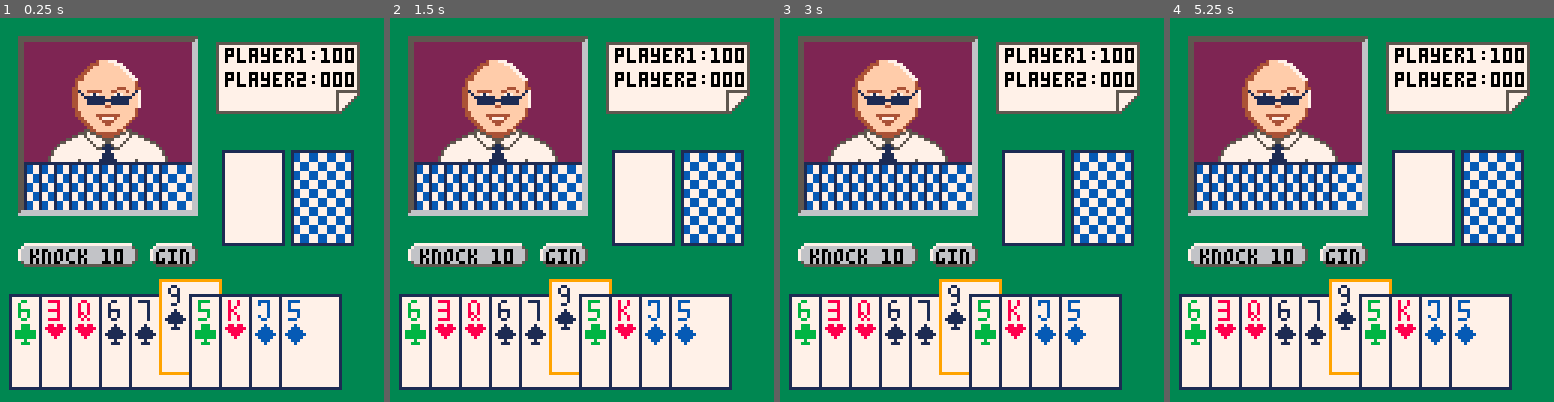
Above: before the commit, frames 1-4 (left to right).
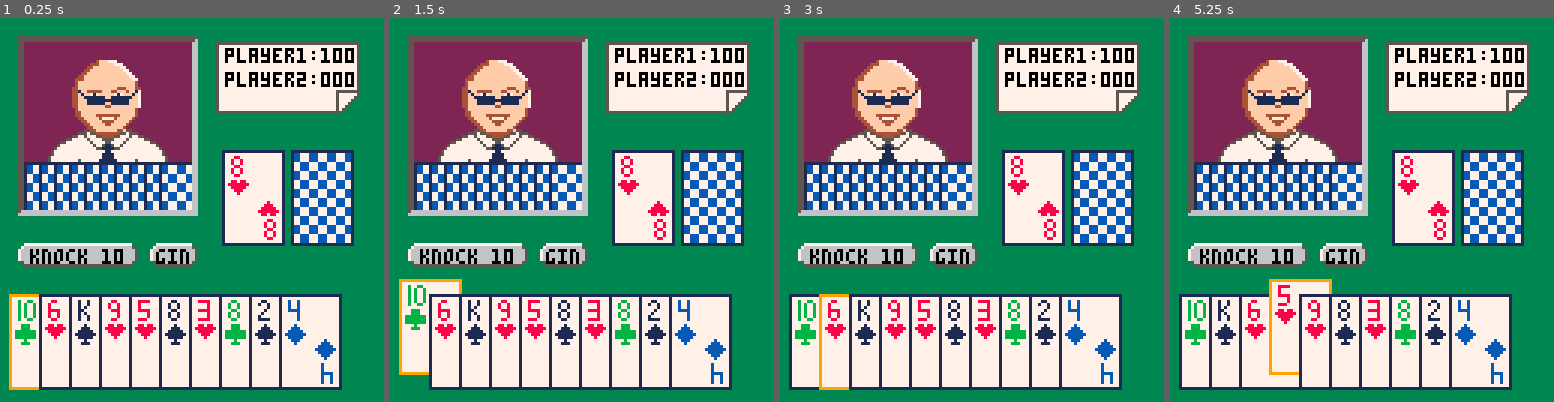
Above: after the commit, the same moments.

Repository: mkoseoglu091/GinRummy
Game: PICO-8 cartridge gin.p8
Same seed, same stepped clock (60 frames per second), same inputs: the game is played once before the commit and once after it.
Inputs:
- Up to frame 1 (0.25 s): no input
- Up to frame 2 (1.5 s): tap X (X key) at 1.07 s
- Up to frame 3 (3 s): hold Left 1.97-2.37 s; tap X (X key) at 2.07, 2.4, 2.73 s; hold Right from 2.87 s (still down)
- Up to frame 4 (5.25 s): tap X (X key) every 0.33 s from 3.07 to 5.07 s; release Right at 3.53 s; hold Right 4.13-4.53 s; hold Left from 5.13 s (still down)

The runs differ from the first frame. In frame 1, 4.3% of the frame differs, in the area x 2-88%, y 35-97%; in frame 2, 5.4%; in frame 3, 4.3%; in frame 4, 4.9%.

Commit message:
Update gin.p8

Diff:
--- a/gin.p8
+++ b/gin.p8
@@ -11,13 +11,15 @@
  shuffle(deck)
  shuffle(deck)
  shuffle(deck)
+ shuffle(deck)
+ shuffle(deck)
  deal(deck)
 end
 
 
 -- update
 function _update()
-
+ action_select()
 end
 
 
@@ -25,9 +27,12 @@
 function _draw()
  cls()
  map()
+
  -- draw hand
  draw_player_hand()
 
+ -- draw center cards
+ draw_mid_cards()
 
  -- oponent hand draw
  for i=1, 10 do
@@ -37,13 +42,14 @@
  -- draw oponent
  spr(204, 19, 10, 4, 4)
 
- -- draw center cards and buttons
- spr(64, 74, 44, 3, 4)
- spr(69, 97, 44, 3, 4)
+
+ --knock button
  spr(8, 6, 75, 5, 1)
+ print("knock 10", 10, 77, 0)
+ --gin button
  spr(14, 50, 75, 2, 1)
  print("gin", 52, 77, 0)
- print("knock 10", 10, 77, 0)
+ -- scores
  print("player1:100", 75, 10, 0)
  print("player2:000", 75, 18, 0)
 
@@ -69,6 +75,8 @@
  player2.hand = {}
  player1.score = 0
  player2.score = 0
+ player1.action = 1
+ player1.selected = false
 
  -- settings
  four_color = true
@@ -81,7 +89,7 @@
  local value = sub(card, 1, -2)
  local suit_sp = 0
  local value_sp = 0
- local ace_start = 0
+ local ace_start = 128
 
  if suit == "s" then
   suit_sp = 16
@@ -97,7 +105,7 @@
    suit_sp = 18
    ace_start = 144
   end
- else
+ elseif suit == "c" then
   if four_color then
    suit_sp = 21
    ace_start = 160
@@ -154,8 +161,12 @@
 function draw_player_hand()
  for i=1, #player1.hand do
   card_val, card_suit = find_sprite(player1.hand[i])
- 	if i!= 6 then -- selected card index
+ 	if i!= player1.action then -- selected card index
    spr(64, 3 + (i-1)*10, 92, 3, 4)
+   spr(card_suit, 5 + (i-1)*10, 102)
+   spr(card_val, 5 + (i-1)*10, 93)
+  elseif i == player1.action and not player1.selected then
+  spr(72, 3 + (i-1)*10, 92, 3, 4)
    spr(card_suit, 5 + (i-1)*10, 102)
    spr(card_val, 5 + (i-1)*10, 93)
   else
@@ -163,6 +174,53 @@
    spr(card_suit, 5 + (i-1)*10, 97)
    spr(card_val, 5 + (i-1)*10, 88)
   end
+  if i == #player1.hand and player1.action != #player1.hand or not player1.selected then
+   spr(card_suit,5 + (i-1)*10 + 9, 97 + 9, 1, 1, true, true)
+   spr(card_val, 5 + (i-1)*10 + 9, 88 + 27, 1, 1, true ,true)
+  end
+  if i == #player1.hand and player1.selected and player1.action == #player1.hand then
+   spr(card_suit,5 + (i-1)*10 + 9, 97 + 5, 1, 1, true, true)
+   spr(card_val, 5 + (i-1)*10 + 9, 88 + 22, 1, 1, true ,true)
+  end
+ end
+end
+
+
+-- draw middle cards
+function draw_mid_cards()
+ discard_val, discard_suit = find_sprite(discard[#discard])
+ spr(64, 74, 44, 3, 4)
+ spr(discard_suit,76, 54)
+ spr(discard_val, 76, 45)
+ spr(discard_suit,85, 58, 1, 1, true, true)
+ spr(discard_val, 85, 67, 1, 1, true ,true)
+ if #deck > 0 then
+  spr(69, 97, 44, 3, 4)
+ end
+end
+
+
+function action_select()
+ if btnp(0) and not player1.selected then --⬅️
+  player1.action -= 1
+  if player1.action <= 0 then player1.action = #player1.hand end
+
+ elseif btnp(1) and not player1.selected then --➡️
+  player1.action += 1
+  if player1.action >= #player1.hand+1 then player1.action = 1 end
+
+ elseif btnp(5) then --❎
+   player1.selected = not player1.selected
+
+ elseif btnp(0) and player1.selected and player1.action > 1 then
+  --move selected card change order
+  player1.action -= 1
+  player1.hand[player1.action+1], player1.hand[player1.action] = player1.hand[player1.action], player1.hand[player1.action+1]
+
+ elseif btnp(1) and player1.selected and player1.action < #player1.hand then
+  --move selected card change order
+  player1.action += 1
+  player1.hand[player1.action], player1.hand[player1.action-1] = player1.hand[player1.action-1], player1.hand[player1.action]
  end
 end
 -->8
